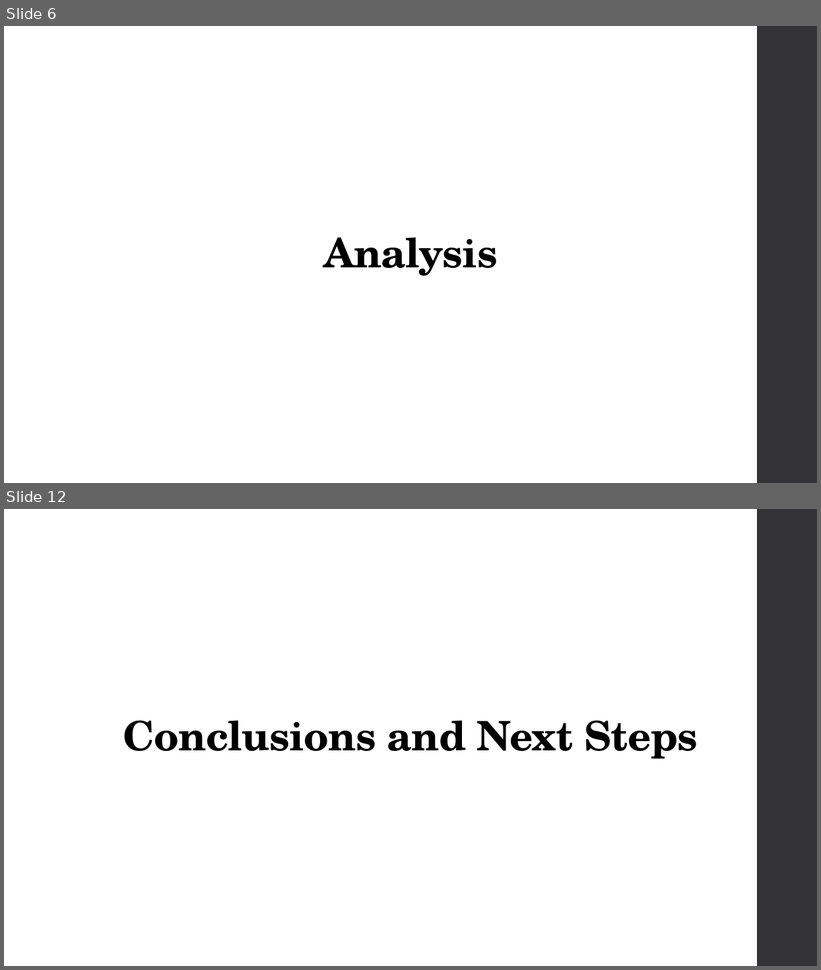
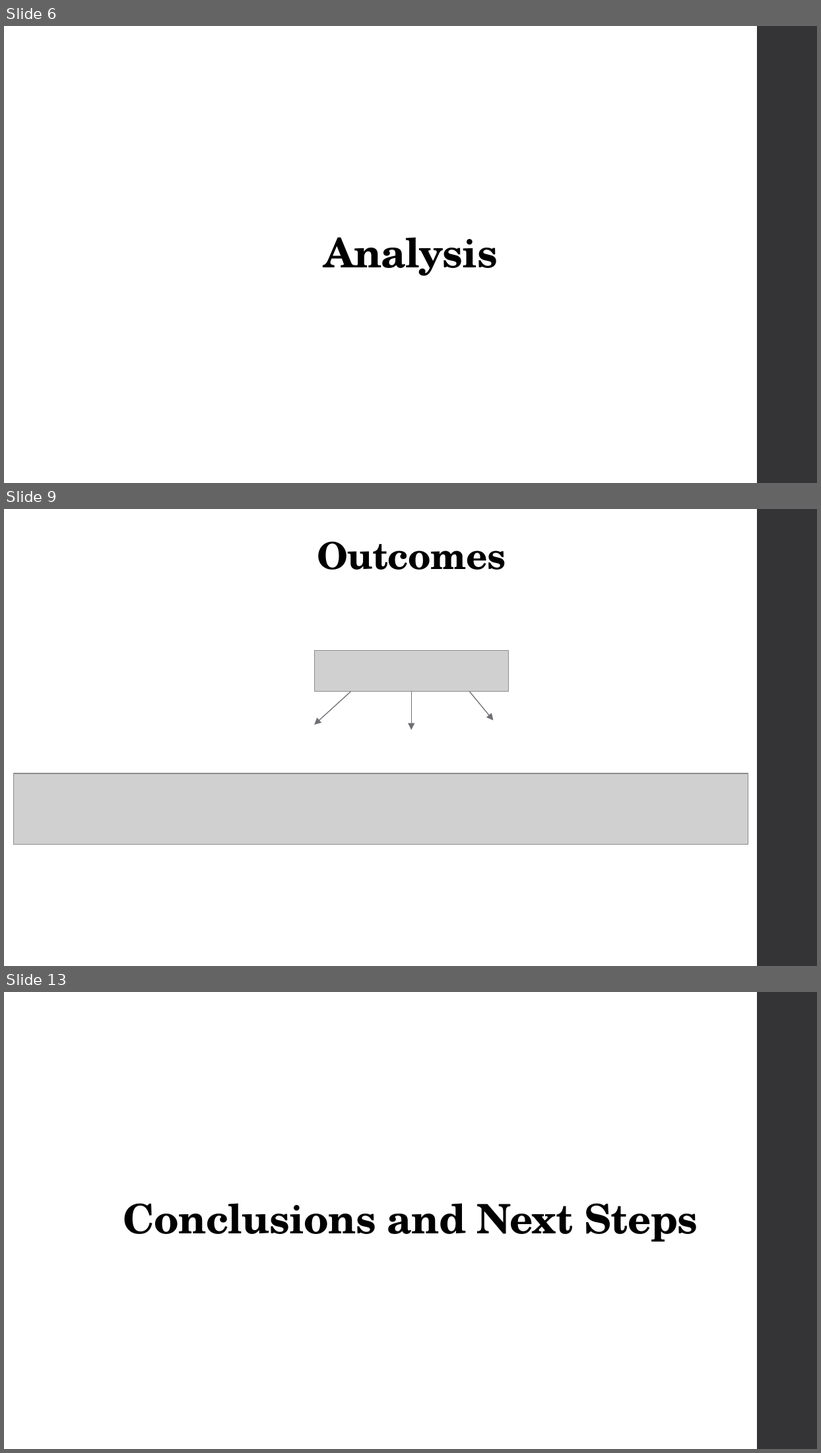
Before and after one commit to ChrisMcPherson/mids-w241-final, a slide deck: Presentation/Basic Data and Analysis.pptx. Shown one above the other, each under a label of ours: slides 6 and 12 before the commit, slides 6, 9 and 13 after it; the slides between them are not shown. The pictures are 821x970 and 821x1453 pixels, drawn with LibreOffice and Linux fonts; fonts in the diff are those of the drawing; grey boxes stand for pictures. Boxes give left, top, right and bottom in pixels: in the first picture for what was removed or moved away, otherwise in the second. Text is boxed around its words. In the diff, an @@ line names an element or a change of style, - is before the commit and + after.

```diff
--- a/Presentation/Basic Data and Analysis.pptx
+++ b/Presentation/Basic Data and Analysis.pptx
@@ slide 9 added at (4,509,817,966), background #FFFFFF; not listed: 1 template element that a slide beside it also shows @@
@@ title added at (317,541,506,570), 33 pt, text #000000, bold @@
+Outcomes
@@ picture added at (315,650,509,692) @@
@@ arrow added from (350, 692) to (315, 724), #6F6F74 0.75 pt @@
@@ arrow added from (411, 692) to (411, 730), #6F6F74 0.75 pt @@
@@ arrow added from (470, 692) to (494, 720), #6F6F74 0.75 pt @@
@@ picture added at (14,773,749,844) @@
@@ what was slide 12 is now slide 13 @@
```
Also in this commit, not shown: 5 other slides added, 5 slides removed, 2 other files.
